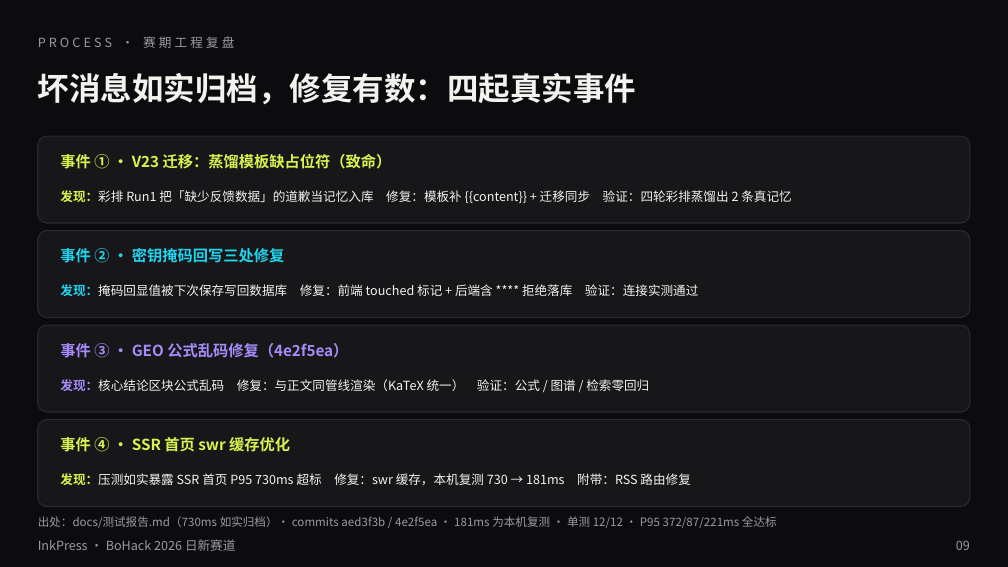
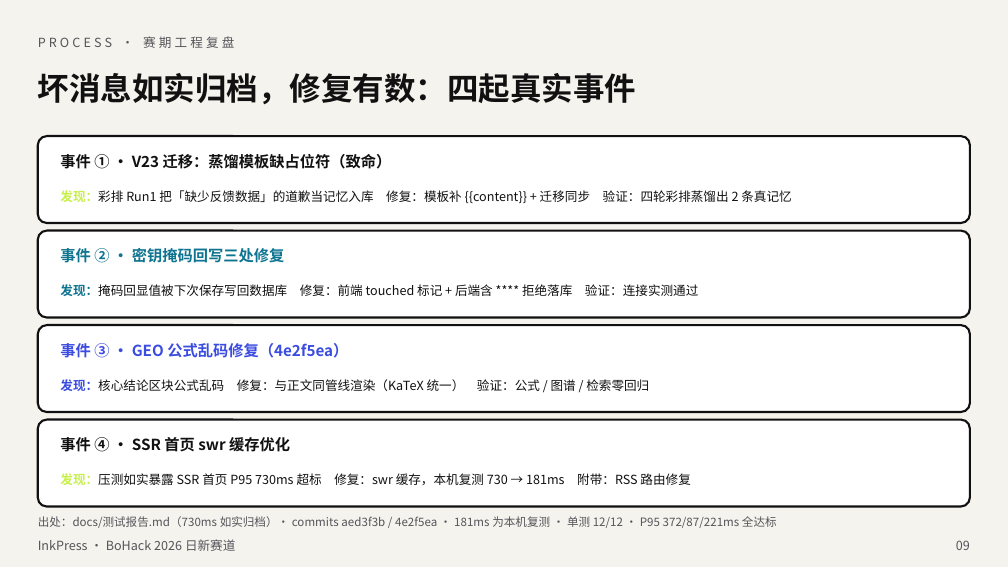
Before and after one commit to lggyx/inkpress2agent, a slide deck: slide 9 of docs/InkPress-BoHack2026-路演.pptx. Drawn at 1008x567 pixels with LibreOffice and Linux fonts; fonts in the diff are those of the drawing. Boxes give left, top, right and bottom in pixels: in the first picture for what was removed or moved away, otherwise in the second. Text is boxed around its words. In the diff, an @@ line names an element or a change of style, - is before the commit and + after.

Commit message:
docs(pitch): 路演 PPT 浅色化——对齐易拉宝野兽派白纸代码风（纸白底/墨字/墨框卡片/青柠+蓝+橙块）

```diff
--- a/docs/InkPress-BoHack2026-路演.pptx
+++ b/docs/InkPress-BoHack2026-路演.pptx
@@ background #0C0C0E to #F5F3EE @@
@@ text "坏消息如实归档，修复有数：四起真实事件" at [38, 73, 636, 104]: text colour #F2F2EE to #111111 @@
@@ text "事件 ① · V23 迁移：蒸馏模板缺占位符（致命）" at [60, 154, 392, 169]: text colour #D9F24F to #111111 @@
@@ text "发现：彩排 Run1 把「缺少反馈数据」的道歉当记忆入库 修复：模板补 {{content}} ..." at [60, 190, 791, 203]: text colour #D9F24F to #C8F04B in "发现：彩排"; text colour #F2F2EE to #111111 @@
@@ text "事件 ② · 密钥掩码回写三处修复" at [60, 248, 284, 263]: text colour #22D3EE to #0E7490 @@
@@ text "发现：掩码回显值被下次保存写回数据库 修复：前端 touched 标记 + ..." at [60, 284, 698, 296]: text colour #22D3EE to #0E7490 in "发现：掩码回显值被下次保存写回数据库"; text colour #F2F2EE to #111111 @@
@@ text "事件 ③ · GEO 公式乱码修复（4e2f5ea）" at [60, 343, 348, 358]: text colour #A78BFA to #3B4CE0 @@
@@ text "发现：核心结论区块公式乱码 修复：与正文同管线渲染（KaTeX 统一） 验证：公式 / ..." at [60, 379, 649, 391]: text colour #A78BFA to #3B4CE0 in "发现：核心结论区块公式乱码"; text colour #F2F2EE to #111111 @@
@@ fill #17171A to #FFFFFF; outline #2A2A30 1 pt to #111111 2 pt in 4 elements at [38, 136, 970, 223], [38, 231, 970, 318], [38, 325, 970, 412], [38, 420, 970, 507] @@
@@ text "事件 ④ · SSR 首页 ..." at [60, 437, 290, 452]: text colour #D9F24F to #111111 @@
@@ text "发现：压测如实暴露 SSR 首页 P95 730ms ..." at [60, 473, 690, 485]: text colour #D9F24F to #C8F04B in "发现：压测如实暴露"; text colour #F2F2EE to #111111 @@
@@ text colour #9A9AA3 to #55555A in 4 elements at [38, 36, 234, 48], [38, 516, 777, 528], [38, 539, 235, 551], [956, 540, 970, 550] @@
```
Also in this commit, not shown: 11 other slides changed, 10 other files.
